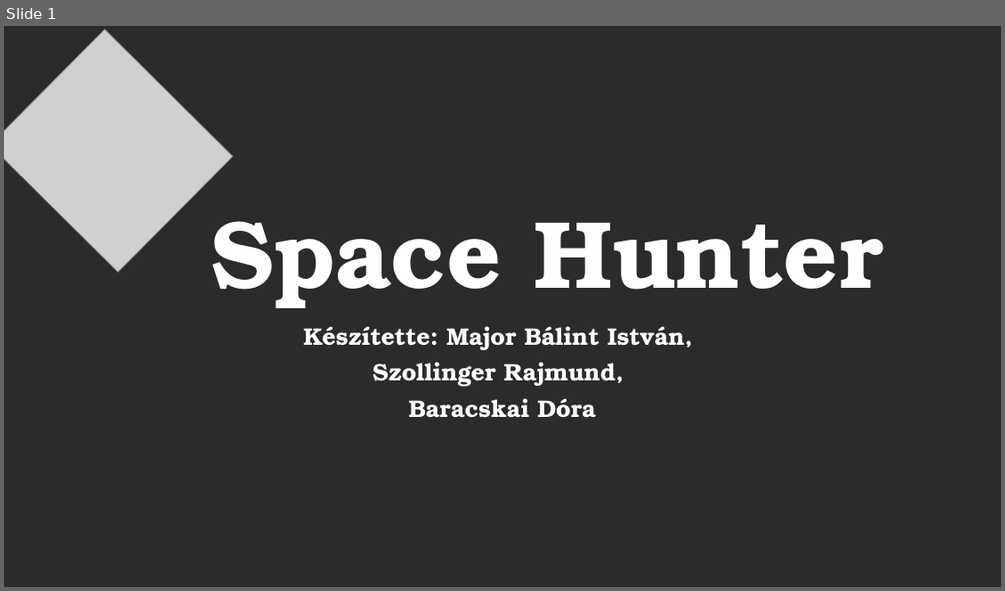
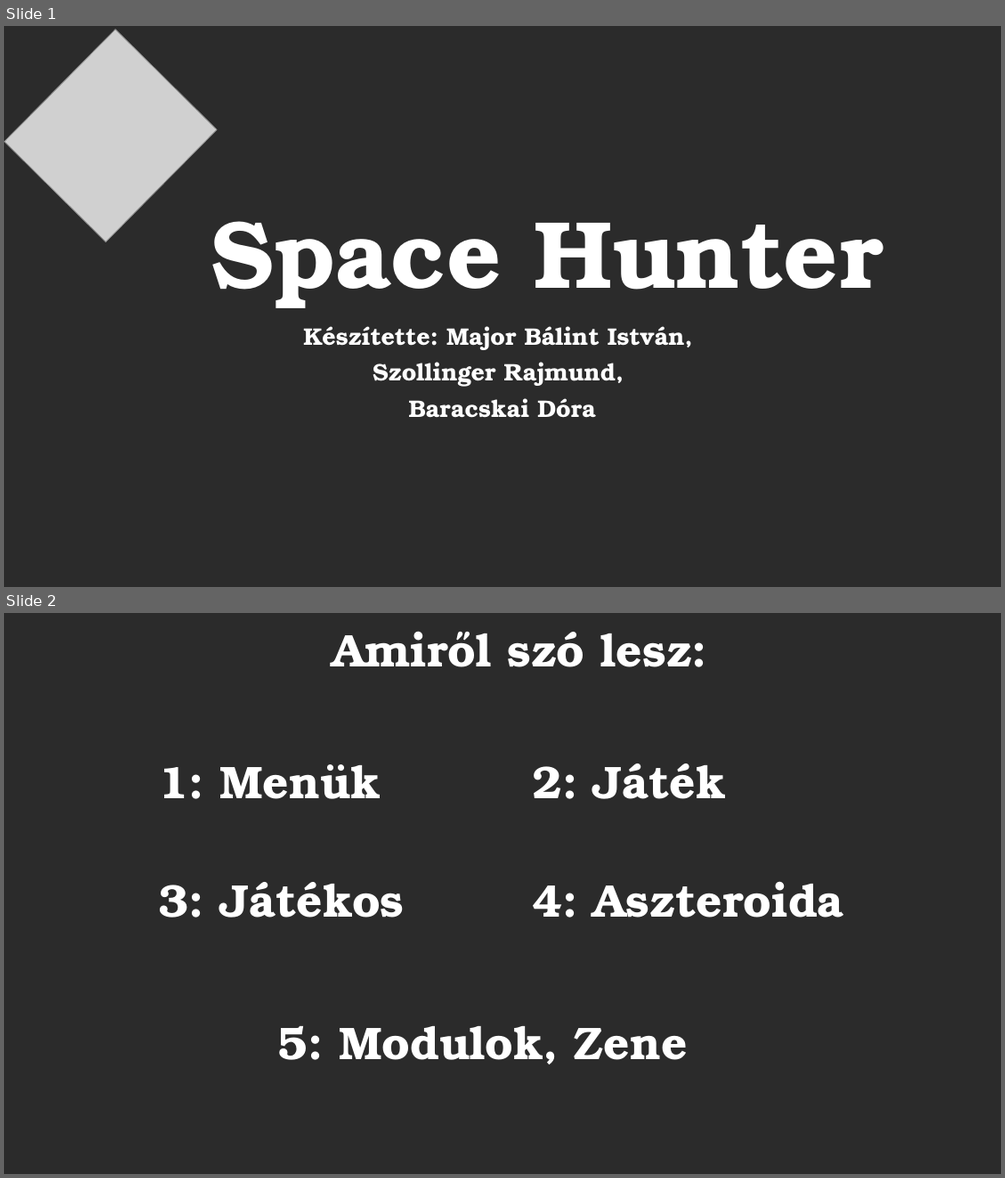
Before and after one commit to szollingerrajmund/SpaceHunter, a slide deck: PPT/Space Hunter.pptx. Shown one above the other, each under a label of ours: slide 1 before the commit, slides 1 and 2 after it. The pictures are 1005x591 and 1005x1178 pixels, drawn with LibreOffice and Linux fonts; fonts in the diff are those of the drawing; grey boxes stand for pictures; background and template pictures are left out; a plain dark background stands for a picture behind light text. Boxes give left, top, right and bottom in pixels: in the first picture for what was removed or moved away, otherwise in the second. Text is boxed around its words. In the diff, an @@ line names an element or a change of style, - is before the commit and + after.

```diff
--- a/PPT/Space Hunter.pptx
+++ b/PPT/Space Hunter.pptx
@@ slide 2 added at [4,613,1001,1174], background picture (left out) @@
@@ title added at [332,631,707,667], 44 pt, text #FFFFFF, bold @@
+Amiről szó lesz:
@@ text added at [159,764,381,799], 44 pt, text #FFFFFF, bold @@
+1: Menük
@@ text added at [532,763,726,799], 44 pt, text #FFFFFF, bold @@
+2: Játék
@@ text added at [159,882,404,917], 44 pt, text #FFFFFF, bold @@
+3: Játékos
@@ text added at [532,881,844,917], 44 pt, text #FFFFFF, bold @@
+4: Aszteroida
@@ text added at [278,1026,688,1064], 44 pt, text #FFFFFF, bold @@
+5: Modulok, Zene
@@ slide 1 changed as well @@
@@ picture at [4,30,217,242]: rotation 44 to 134 degrees @@
```
Also in this commit, not shown: 3 other slides changed, 7 other slides added, 5 slides removed, 18 other files.
